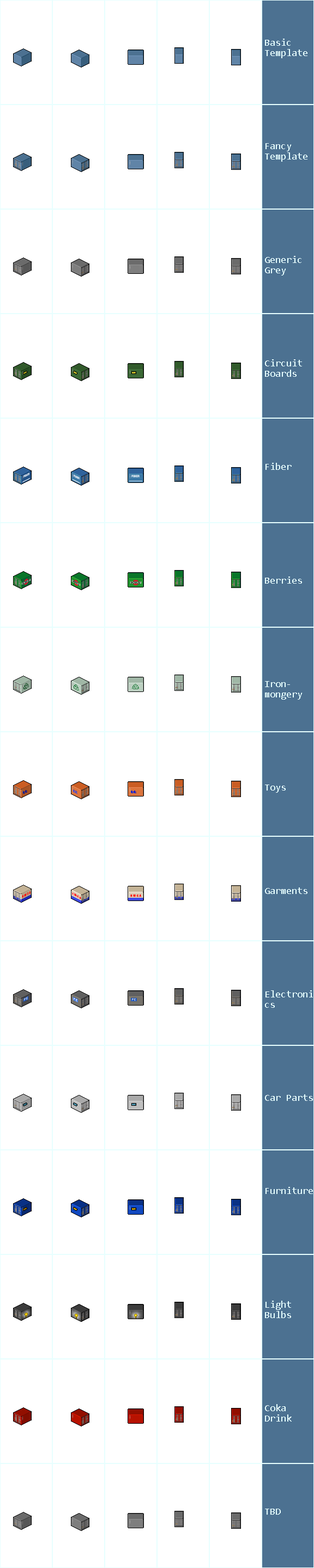
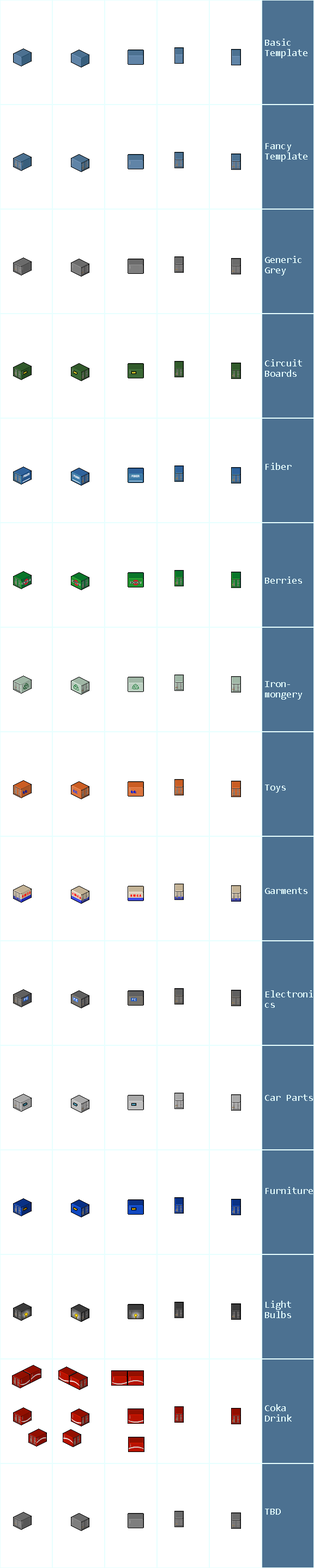
The second w=314, h=1568 image is a revision of the first. Changes to its layers:
added layer "Coka Drink 2" above "Coka Drink" over [11, 1364, 145, 1453]
